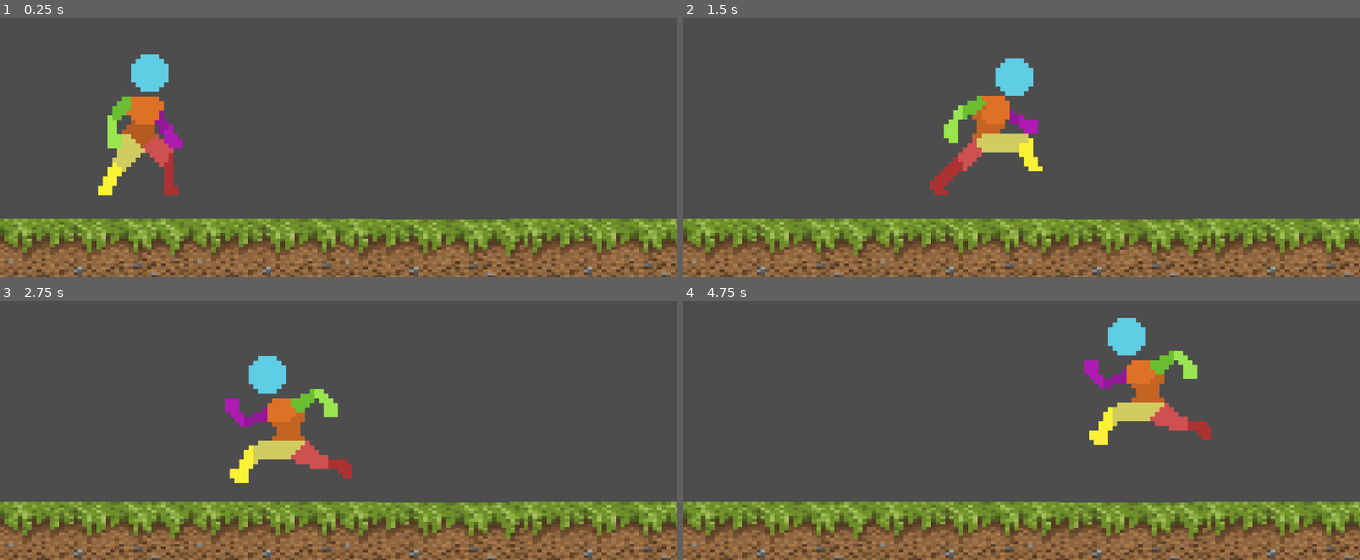
Above: before the commit, frames 1-4 (two rows, left to right).
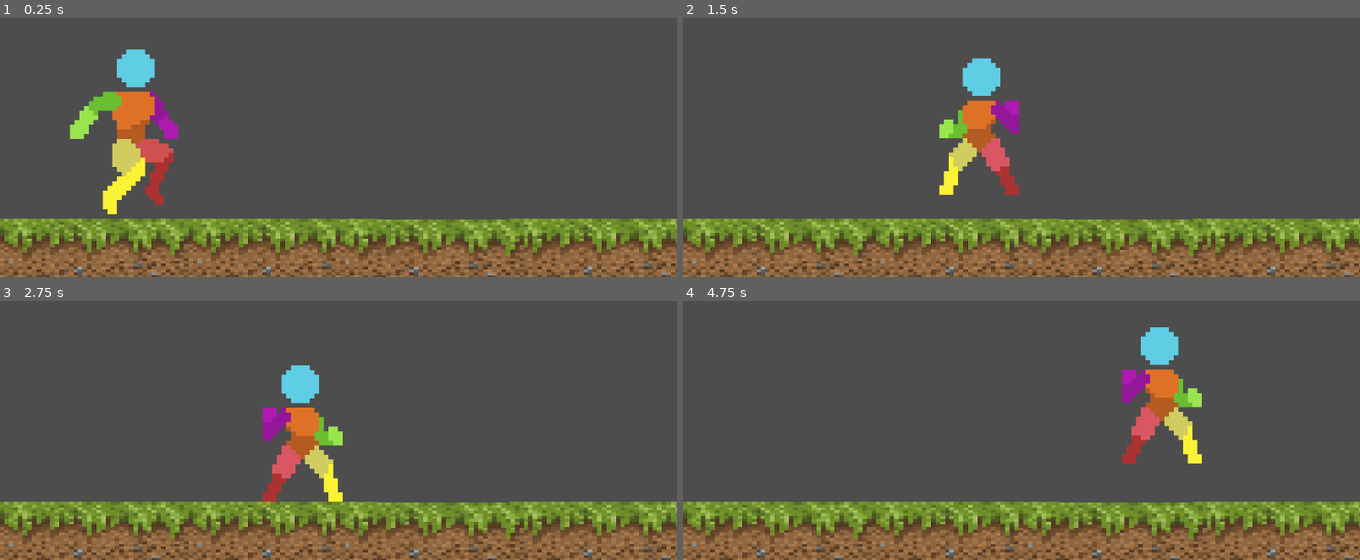
Above: after the commit, the same moments.

Repository: Filipe3110/Pap
Game: Godot game, scene res://Cenas/main.tscn
Two runs of this game, one before a commit and one after it. Both use one fixed random seed, a clock stepped at 60 frames per second and the inputs below.
Inputs (mouse positions are in pixels of both pictures, inside the frame that each line leads up to):
- Up to frame 1 (0.25 s): no input
- Up to frame 2 (1.5 s): move the mouse to (1170, 67) at 0.52 s; hold D (right) from 0.53 s (still down); click (1170, 67) at 0.6 s; tap W (up) at 0.77 s; move the mouse to (886, 106) at 1.27 s; click (886, 106) at 1.35 s
- Up to frame 3 (2.75 s): tap W (up) at 1.52 s; move the mouse to (outside the picture) at 2.02 s; release D (right) at 2.03 s; hold A (left) from 2.03 s (still down); click (outside the picture) at 2.1 s
- Up to frame 4 (4.75 s): move the mouse to (987, 446) at 2.77 s; release A (left) at 2.78 s; hold D (right) 2.78-4.28 s; click (987, 446) at 2.85 s; tap W (up) at 3.02, 3.77, 4.52 s; move the mouse to (1224, 427) at 3.52 s; click (1224, 427) at 3.6 s; move the mouse to (818, 311) at 4.27 s; hold A (left) from 4.28 s (still down); click (818, 311) at 4.35 s

The runs differ from the first frame. In frame 1, 3.7% of the frame differs, in the area x 10-27%, y 12-76%; in frame 2, 4.5%; in frame 3, 5.2%, in the area x 33-52%, y 21-78%; in frame 4, 5.2%.

Commit message:
movimentação corrigida + bug do attack

Diff:
--- a/khaos/Cenas/player.tscn
+++ b/khaos/Cenas/player.tscn
@@ -1,9 +1,34 @@
-[gd_scene load_steps=22 format=3 uid="uid://ggd4lo3ux08y"]
+[gd_scene load_steps=27 format=3 uid="uid://ggd4lo3ux08y"]
 
 [ext_resource type="Script" path="res://Scrips/player.gd" id="1_5jnab"]
+[ext_resource type="Texture2D" uid="uid://cdj1rnv02p4tx" path="res://Sprites/Asset Packs 1-5/Asset Pack-V4/Player Punch Jab/Player Jab 48x48.png" id="2_jbrab"]
 [ext_resource type="Texture2D" uid="uid://dccph3d2ovpth" path="res://Sprites/Asset Packs 1-5/Asset Pack-V1/Player Idle/Player Idle 48x48.png" id="2_odjg4"]
 [ext_resource type="Texture2D" uid="uid://dg3dymprk57gm" path="res://Sprites/Asset Packs 1-5/Asset Pack-V1/Player Jump/player jump 48x48.png" id="3_bhdxc"]
 [ext_resource type="Texture2D" uid="uid://bph0bgj5on38f" path="res://Sprites/Asset Packs 1-5/Asset Pack-V1/Player Run/player run 48x48.png" id="4_p5r61"]
+
+[sub_resource type="AtlasTexture" id="AtlasTexture_4s1ma"]
+atlas = ExtResource("2_jbrab")
+region = Rect2(0, 0, 48, 48)
+
+[sub_resource type="AtlasTexture" id="AtlasTexture_aabrc"]
+atlas = ExtResource("2_jbrab")
+region = Rect2(48, 0, 48, 48)
+
+[sub_resource type="AtlasTexture" id="AtlasTexture_g21l7"]
+atlas = ExtResource("2_jbrab")
+region = Rect2(96, 0, 48, 48)
+
+[sub_resource type="AtlasTexture" id="AtlasTexture_3l6fd"]
+atlas = ExtResource("2_jbrab")
+region = Rect2(144, 0, 48, 48)
+
+[sub_resource type="AtlasTexture" id="AtlasTexture_sqghb"]
+atlas = ExtResource("2_jbrab")
+region = Rect2(192, 0, 48, 48)
+
+[sub_resource type="AtlasTexture" id="AtlasTexture_6vj7j"]
+atlas = ExtResource("2_jbrab")
+region = Rect2(288, 0, 48, 48)
 
 [sub_resource type="AtlasTexture" id="AtlasTexture_fuxhr"]
 atlas = ExtResource("2_odjg4")
@@ -17,17 +42,9 @@
 atlas = ExtResource("2_odjg4")
 region = Rect2(432, 0, 48, 48)
 
-[sub_resource type="AtlasTexture" id="AtlasTexture_pujuo"]
-atlas = ExtResource("3_bhdxc")
-region = Rect2(0, 0, 48, 48)
-
 [sub_resource type="AtlasTexture" id="AtlasTexture_idg6f"]
 atlas = ExtResource("3_bhdxc")
 region = Rect2(48, 0, 48, 48)
-
-[sub_resource type="AtlasTexture" id="AtlasTexture_crlpl"]
-atlas = ExtResource("3_bhdxc")
-region = Rect2(96, 0, 48, 48)
 
 [sub_resource type="AtlasTexture" id="AtlasTexture_olccv"]
 atlas = ExtResource("4_p5r61")
@@ -49,6 +66,29 @@
 animations = [{
 "frames": [{
 "duration": 1.0,
+"texture": SubResource("AtlasTexture_4s1ma")
+}, {
+"duration": 1.0,
+"texture": SubResource("AtlasTexture_aabrc")
+}, {
+"duration": 1.0,
+"texture": SubResource("AtlasTexture_g21l7")
+}, {
+"duration": 1.0,
+"texture": SubResource("AtlasTexture_3l6fd")
+}, {
+"duration": 1.0,
+"texture": SubResource("AtlasTexture_sqghb")
+}, {
+"duration": 1.0,
+"texture": SubResource("AtlasTexture_6vj7j")
+}],
+"loop": false,
+"name": &"attack",
+"speed": 6.0
+}, {
+"frames": [{
+"duration": 1.0,
 "texture": SubResource("AtlasTexture_fuxhr")
 }, {
 "duration": 1.0,
@@ -63,13 +103,7 @@
 }, {
 "frames": [{
 "duration": 1.0,
-"texture": SubResource("AtlasTexture_pujuo")
-}, {
-"duration": 1.0,
 "texture": SubResource("AtlasTexture_idg6f")
-}, {
-"duration": 1.0,
-"texture": SubResource("AtlasTexture_crlpl")
 }],
 "loop": true,
 "name": &"jump",
@@ -124,9 +158,10 @@
 [node name="anim" type="AnimatedSprite2D" parent="."]
 position = Vector2(0.50001, 0)
 sprite_frames = SubResource("SpriteFrames_mp6q4")
-animation = &"run"
+animation = &"attack"
 autoplay = "idle"
-frame_progress = 0.0148071
+frame = 5
+frame_progress = 1.0
 
 [node name="CollisionShape2D" type="CollisionShape2D" parent="."]
 position = Vector2(0, 3)
--- a/khaos/Scrips/player.gd
+++ b/khaos/Scrips/player.gd
@@ -1,28 +1,54 @@
 extends CharacterBody2D
 
 const SPEED = 300.0
-const JUMP_FORCE= -400.0
+const JUMP_FORCE = -400.0
 var is_jumping := false
-@onready var anim_sprite :=$anim as AnimatedSprite2D
+var is_attacking := false
+@onready var anim_sprite := $anim as AnimatedSprite2D
 
 func _physics_process(delta: float) -> void:
+	# Checa se o player está no ar
 	if not is_on_floor():
 		velocity += get_gravity() * delta
+		is_jumping = true
+	else:
+		is_jumping = false
+
+	# Verifica se o player pode pular
 	if Input.is_action_just_pressed("up") and is_on_floor():
 		velocity.y = JUMP_FORCE
 		is_jumping = true
-	elif  is_on_floor():
-		is_jumping = false
+
+	# Verifica se o player está atacando
+	if Input.is_action_just_pressed("attack") and not is_attacking:
+		start_attack()
+
 	var direction := Input.get_axis("left", "right")
-	if direction !=0:
+
+	# Executa o movimento independentemente de estar atacando ou não
+	if direction != 0:
 		velocity.x = direction * SPEED
 		anim_sprite.scale.x = direction
-		if !is_jumping:
-			anim_sprite.play("run")
+	else:
+		velocity.x = move_toward(velocity.x, 0, SPEED)
+
+	# Escolhe a animação correta
+	if is_attacking:
+		anim_sprite.play("attack")
 	elif is_jumping:
 		anim_sprite.play("jump")
+	elif direction != 0:
+		anim_sprite.play("run")
 	else:
-		velocity.x = move_toward(velocity.x, 0, SPEED)
 		anim_sprite.play("idle")
 
 	move_and_slide()
+
+func start_attack() -> void:
+	is_attacking = true
+	anim_sprite.play("attack")
+
+# Este método será chamado automaticamente quando qualquer animação acabar
+func _on_animation_finished() -> void:
+	if anim_sprite.animation == "attack":
+		is_attacking = false
--- a/khaos/project.godot
+++ b/khaos/project.godot
@@ -42,6 +42,11 @@
 "events": [Object(InputEventKey,"resource_local_to_scene":false,"resource_name":"","device":-1,"window_id":0,"alt_press …(191 unchanged characters)…
 ]
 }
+attack={
+"deadzone": 0.5,
+"events": [Object(InputEventMouseButton,"resource_local_to_scene":false,"resource_name":"","device":-1,"window_id":0,"alt_pressed":false,"shift_pressed":false,"ctrl_pressed":false,"meta_pressed":false,"button_mask":1,"position":Vector2(168, 12),"global_position":Vector2(177, 58),"factor":1.0,"button_index":1,"canceled":false,"pressed":true,"double_click":false,"script":null)
+]
+}
 
 [rendering]
 
